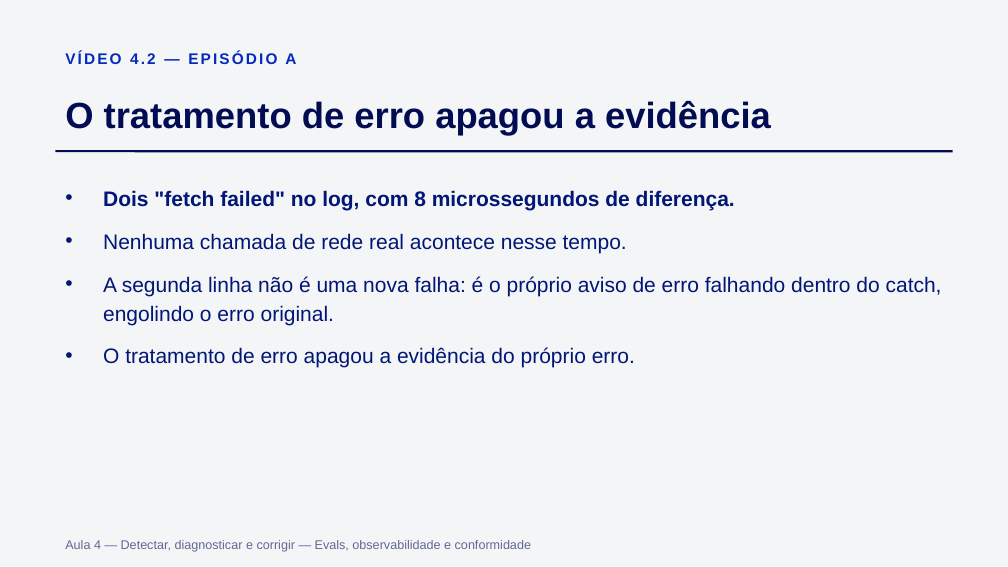
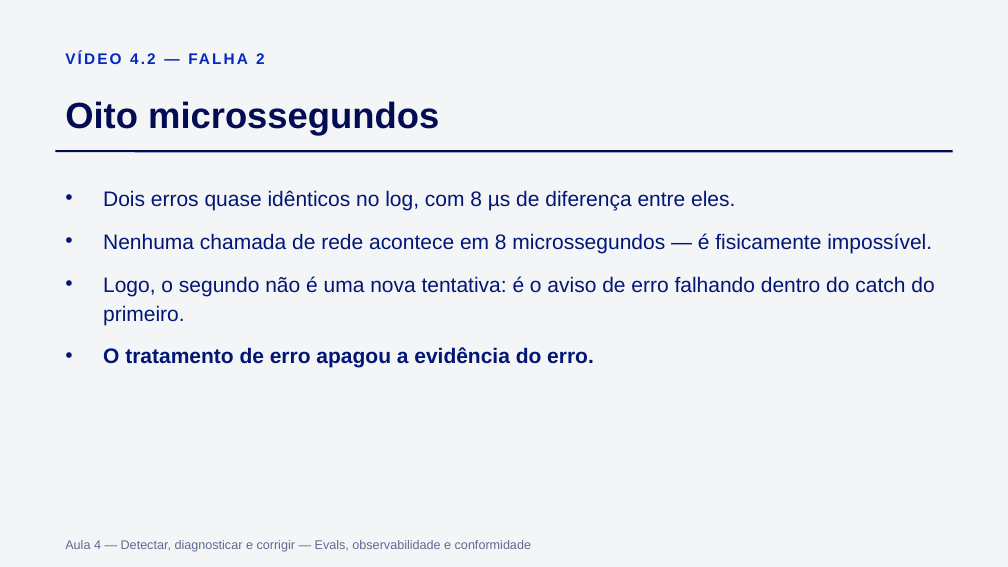
Before and after one commit to Djegao/alura-produto-ficticio, a slide deck: slide 8 of slides/aula4.pptx (slide 7 before the commit). Drawn at 1008x567 pixels with LibreOffice and Linux fonts; fonts in the diff are those of the drawing. Boxes give left, top, right and bottom in pixels: in the first picture for what was removed or moved away, otherwise in the second. Text is boxed around its words. In the diff, an @@ line names an element or a change of style, - is before the commit and + after.

```diff
--- a/slides/aula4.pptx
+++ b/slides/aula4.pptx
@@ text at (130,53,265,64): text changed @@
-VÍDEO 4.2 — EPISÓDIO A
+VÍDEO 4.2 — FALHA 2
@@ text at (65,101,439,135): text changed @@
-O tratamento de erro apagou a evidência
+Oito microssegundos
@@ text at (103,190,934,368): text changed @@
-• Dois "fetch failed" no log, com 8 microssegundos de diferença.
-• Nenhuma chamada de rede real acontece nesse tempo.
-• A segunda linha não é uma nova falha: é o próprio aviso de erro falhando dentro do catch, engolindo o erro original.
-• O tratamento de erro apagou a evidência do próprio erro.
+• Dois erros quase idênticos no log, com 8 µs de diferença entre eles.
+• Nenhuma chamada de rede acontece em 8 microssegundos — é fisicamente impossível.
+• Logo, o segundo não é uma nova tentativa: é o aviso de erro falhando dentro do catch do primeiro.
+• O tratamento de erro apagou a evidência do erro.
```
Also in this commit, not shown: 12 other slides changed, 8 slides added, 1 slide removed, 7 other files.
